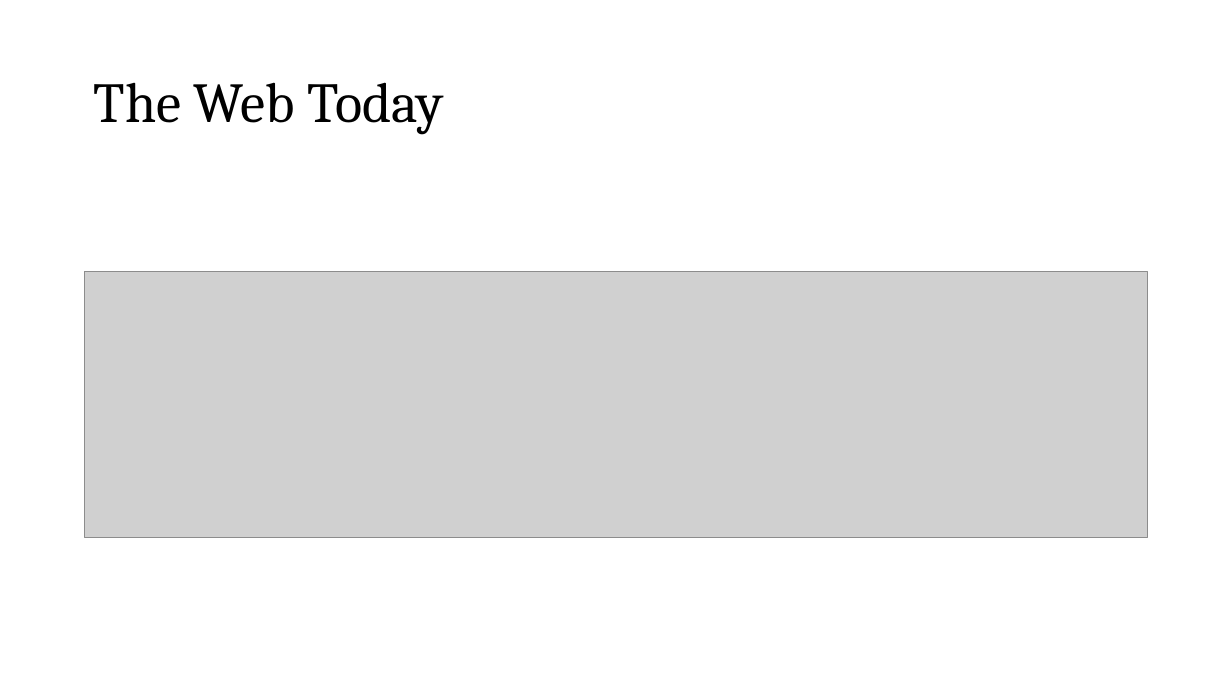
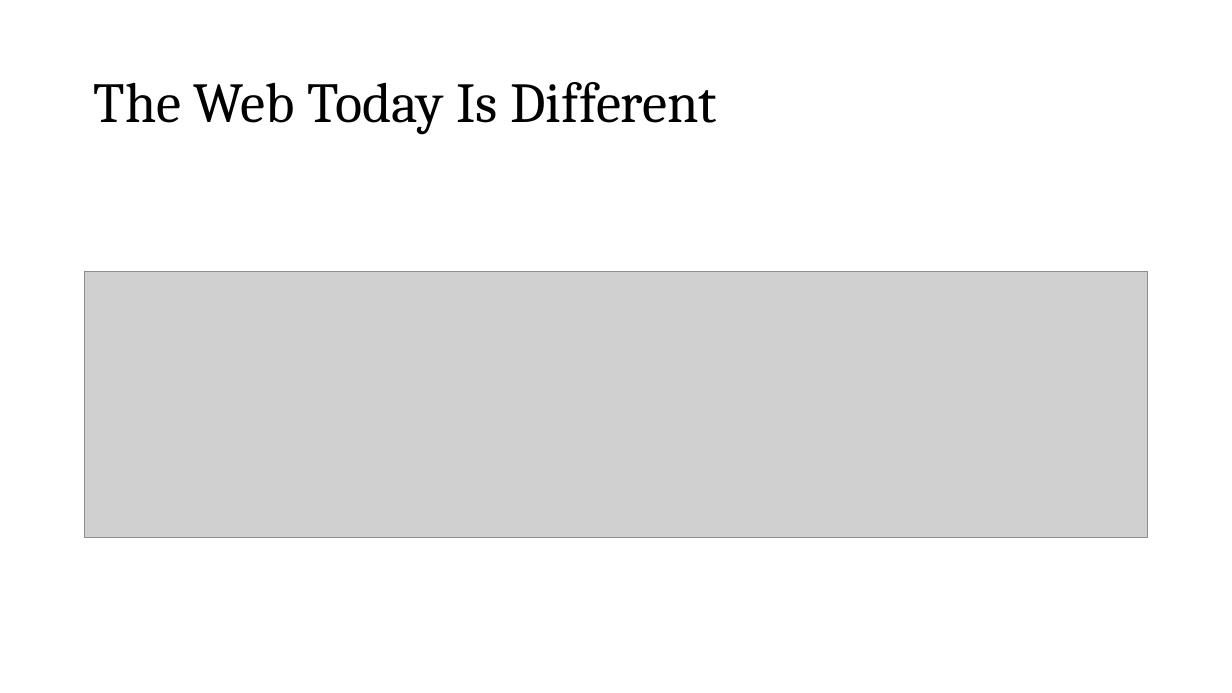
Before and after one commit to roblarsen/rob-larsen-presentations, a slide deck: slide 7 of wild-world-web.pptx. Drawn at 1232x693 pixels with LibreOffice and Linux fonts; fonts in the diff are those of the drawing; grey boxes stand for pictures; background and template pictures are left out. Boxes give left, top, right and bottom in pixels: in the first picture for what was removed or moved away, otherwise in the second. Text is boxed around its words. In the diff, an @@ line names an element or a change of style, - is before the commit and + after.

```diff
--- a/wild-world-web.pptx
+++ b/wild-world-web.pptx
@@ title at (x1=94, y1=82, x2=717, y2=134): text changed @@
-The Web Today
+The Web Today Is Different
```
Also in this commit, not shown: 12 other slides changed, 4 slides added, 1 slide removed.
